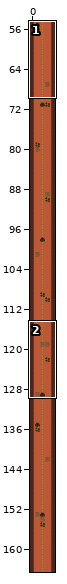
Two states of a Tiled map, assets/maps/Level1.tmx. The first picture is a wide view before the edit; the outline marks the close-up.
Close-up. Before the edit:
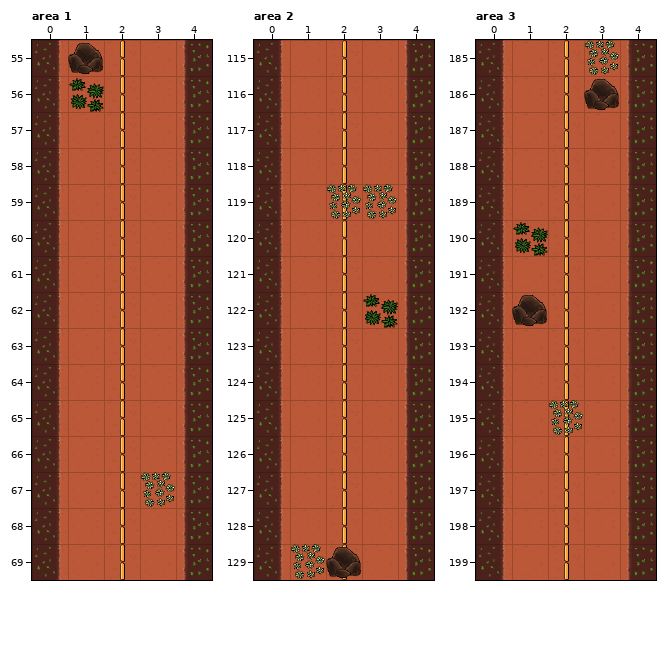
Cells are 64x64 px. Shown: area 1 x 0..4, y 55..69; area 2 x 0..4, y 115..129; area 3 x 0..4, y 185..199. The commit also changed other parts of the map, which this record leaves out.
The same view after the edit:
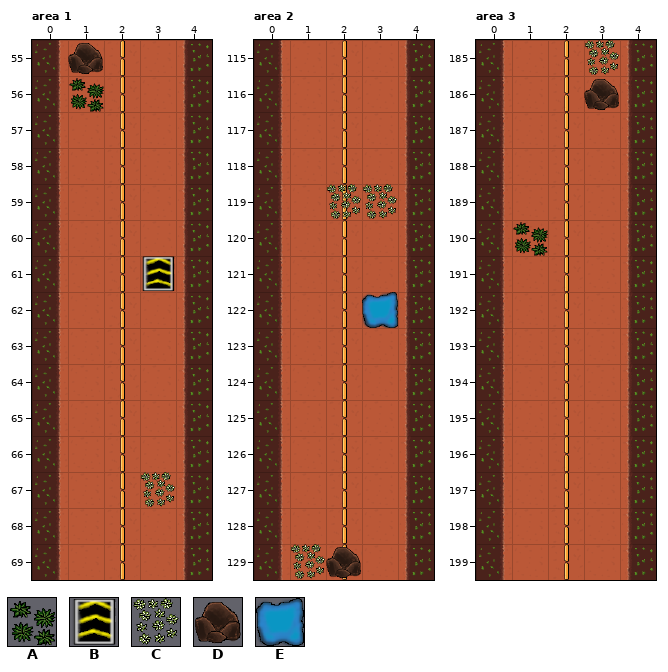
Key: from "level1_tileset": A 2, B 5, C 6, D 7, E 8.
_ is an empty cell.
Tiles of an added or newly shown layer are drawn over the layers below it.
Change:
Layer "SpeedRamp" (added), area 1:
y 61: x 3 _ -> B
Layer "Object1", area 2:
y 122: x 3 A -> _
Layer "Puddles" (added), area 2:
y 122: x 3 _ -> E
Layer "Object1", area 3:
y 192: x 1 D -> _
y 195: x 2 C -> _
